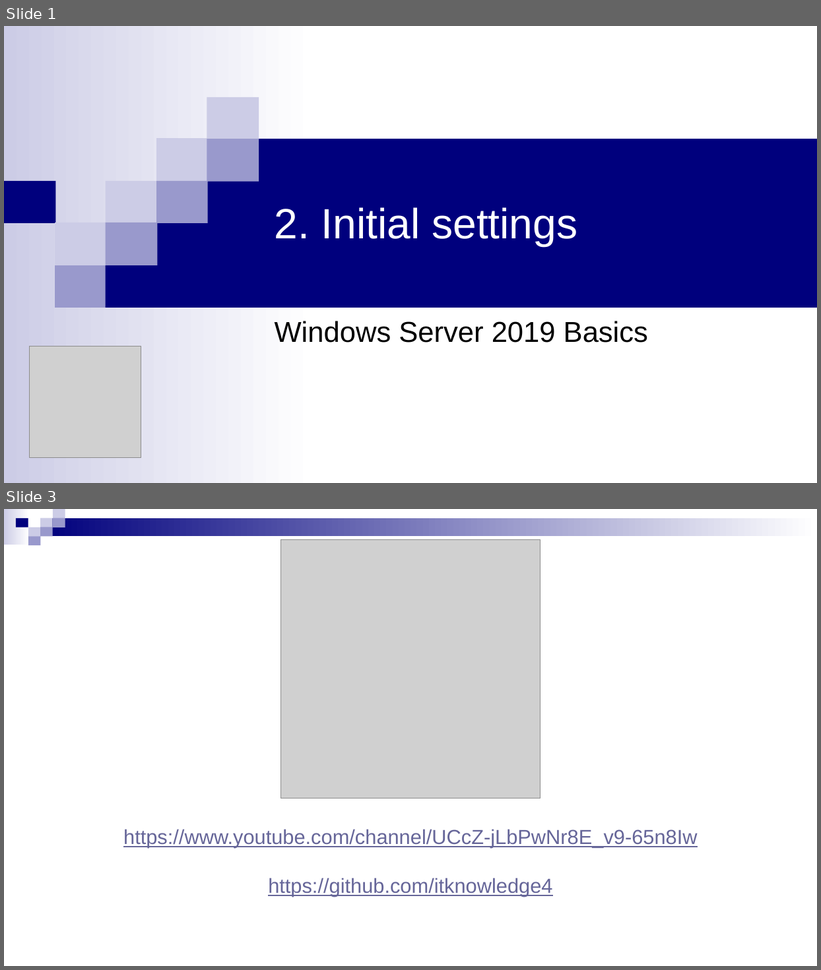
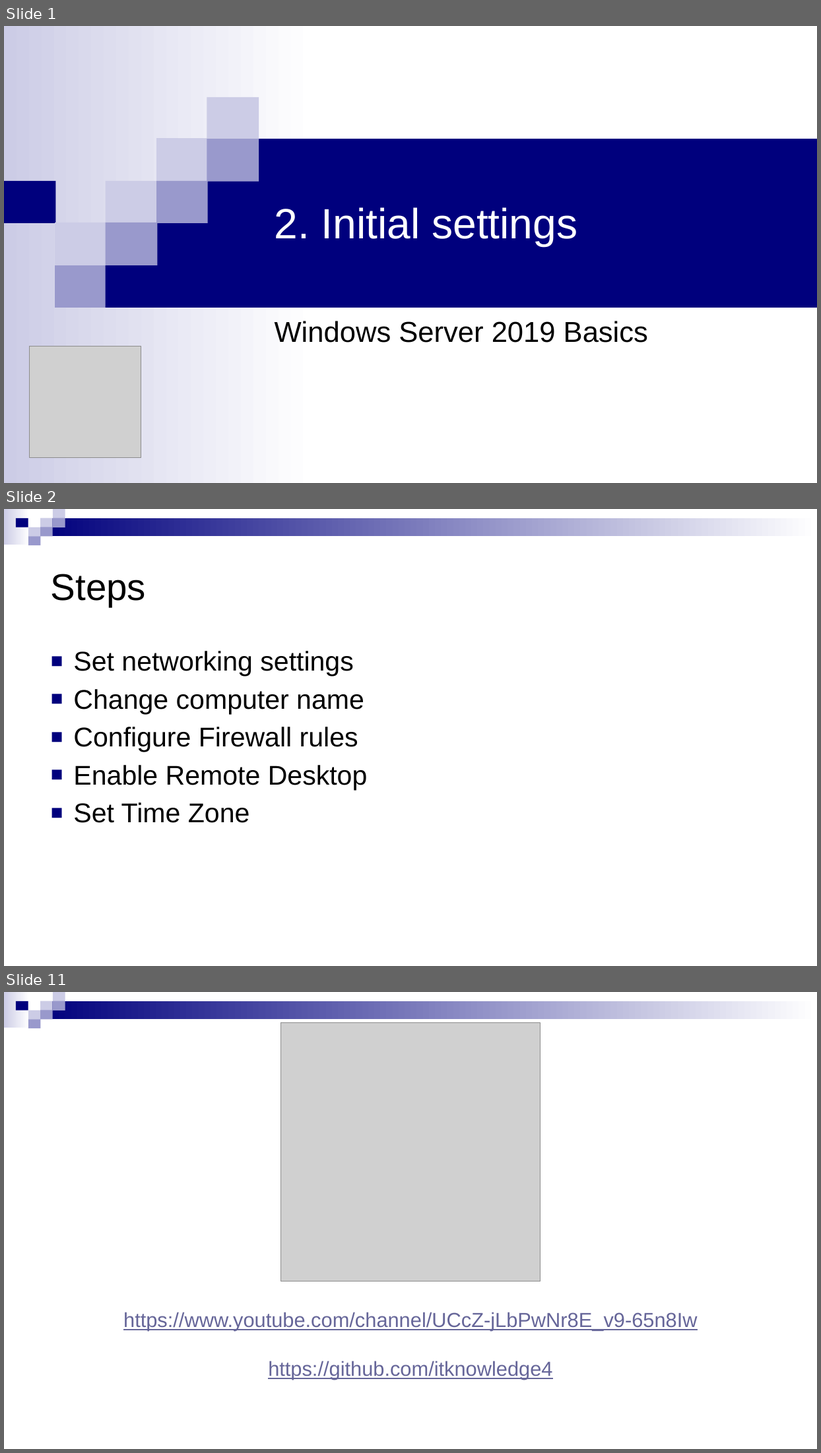
Before and after one commit to itknowledge4/ws2019basics, a slide deck: 2. Initial settings/Documents/Presentation.pptx. Shown one above the other, each under a label of ours: slides 1 and 3 before the commit, slides 1, 2 and 11 after it; the slides between them are not shown. The pictures are 821x970 and 821x1453 pixels, drawn with LibreOffice and Linux fonts; fonts in the diff are those of the drawing; grey boxes stand for pictures. Boxes give left, top, right and bottom in pixels: in the first picture for what was removed or moved away, otherwise in the second. Text is boxed around its words. In the diff, an @@ line names an element or a change of style, - is before the commit and + after.

```diff
--- a/2. Initial settings/Documents/Presentation.pptx
+++ b/2. Initial settings/Documents/Presentation.pptx
@@ slide 2 added at [4, 509, 817, 966], background #FFFFFF; not listed: 9 template elements that a slide beside it also shows @@
@@ title added at [51, 574, 146, 607], 44 pt, text #000000 @@
+Steps
@@ text added at [73, 651, 368, 823], 32 pt, text #000000 @@
+■ Set networking settings
+■ Change computer name
+■ Configure Firewall rules
+■ Enable Remote Desktop
+■ Set Time Zone
@@ what was slide 3 is now slide 11 @@
```
Also in this commit, not shown: 8 other slides added, 1 slide removed, 1 other file.
